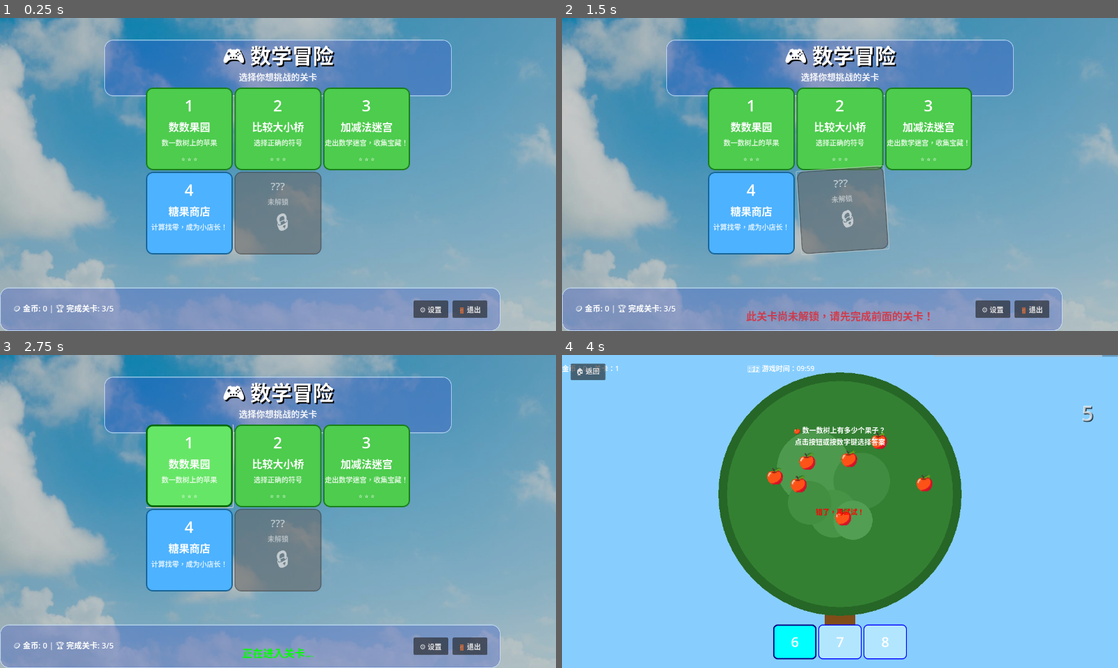
Above: before the commit, frames 1-4 (two rows, left to right).
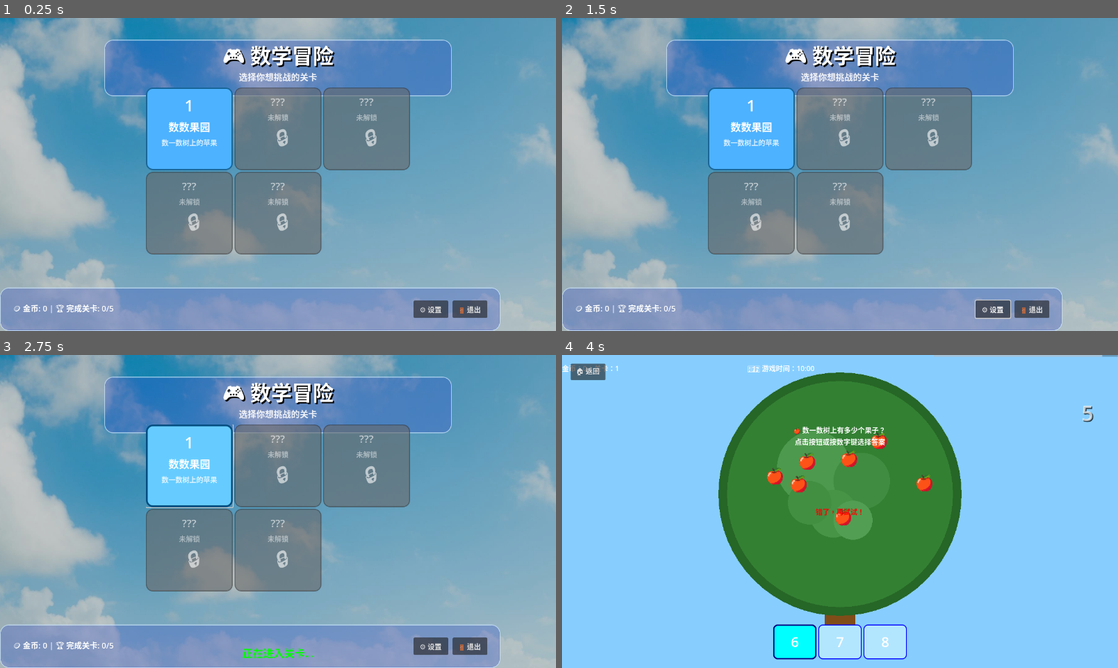
Above: after the commit, the same moments.

Repository: nimeia/MathAdventure
Game: Godot game, scene res://scenes/MainMenu.tscn
Same seed, same stepped clock (60 frames per second), same inputs: the game is played once before the commit and once after it.
Inputs (mouse positions are in pixels of both pictures, inside the frame that each line leads up to):
- Up to frame 1 (0.25 s): no input
- Up to frame 2 (1.5 s): click "⚙️ 设置" at 0.5 s; click (806, 187) at 1.25 s, where only the run after the commit has a clickable "取消"
- Up to frame 3 (2.75 s): click "🔒" at 2 s
- Up to frame 4 (4 s): click "🔒" at 2.75 s; click "6" at 3.5 s

The runs differ from the first frame. In frame 1, 16% of the frame differs, in the area x 18-74%, y 22-94%; in frame 2, 18%, in the area x 18-81%, y 22-97%; in frame 3, 16%; in frame 4, less than 0.1%.
Error after the commit: Parse Error: Used space character for indentation instead of tab as used before in the file. (res://scripts/TimerManager.gd:187)

Commit message:
Persist unlocked levels after completion

Diff:
--- a/scenes/MainMenu.tscn
+++ b/scenes/MainMenu.tscn
@@ -24,6 +24,12 @@
 grow_vertical = 2
 script = ExtResource("1_1a2b3")
 
+[node name="SettingsDialog" type="ConfirmationDialog" parent="."]
+title = "游戏设置"
+dialog_text = "确定要清空游戏的记录数据吗？此操作无法撤销。"
+ok_button_text = "清空记录"
+cancel_button_text = "取消"
+
 [node name="Background" type="TextureRect" parent="."]
 layout_mode = 1
 anchors_preset = 15
--- a/scripts/MainMenuManager.gd
+++ b/scripts/MainMenuManager.gd
@@ -3,6 +3,9 @@
 
 # ========== 主菜单管理器 ==========
 # 负责关卡选择、解锁状态管理、健康时长检查
+
+# ========== 调试配置 ==========
+const DEBUG_AUTO_UNLOCK = false
 
 # ========== 关卡信息定义 ==========
 var level_definitions = [
@@ -51,6 +54,7 @@
 @onready var settings_button = $UI/BottomPanel/SettingsButton
 @onready var exit_button = $UI/BottomPanel/ExitButton
 @onready var feedback_label = $UI/FeedbackLabel
+@onready var settings_dialog = $SettingsDialog
 
 # ========== 状态变量 ==========
 var level_buttons = []
@@ -61,6 +65,7 @@
 	print("MainMenu: 主菜单初始化")
 	setup_ui()
 	setup_health_timer()
+	setup_settings_dialog()
 	load_player_progress()
 	create_level_buttons()
 	update_unlock_status()
@@ -150,31 +155,37 @@
 
 			print("MainMenu: 加载进度 - 金币: %d, 已完成关卡: %d" % [total_coins, completed_level])
 
-	# 临时解锁关卡用于测试
-	if not player_progress.has(1):
-		player_progress[1] = {
-			"completed": true,
-			"stars": 3
-		}
-		print("MainMenu: 临时标记第一关为已完成，解锁第二关")
-
-	# 临时解锁第三关用于测试（开发期间）
-	if not player_progress.has(2):
-		player_progress[2] = {
-			"completed": true,
-			"stars": 3
-		}
-		print("MainMenu: 临时标记第二关为已完成，解锁第三关")
-
-	# 临时解锁第四关用于测试（开发期间）
-	if not player_progress.has(3):
-		player_progress[3] = {
-			"completed": true,
-			"stars": 3
-		}
-		print("MainMenu: 临时标记第三关为已完成，解锁第四关")
+	if DEBUG_AUTO_UNLOCK:
+		# 临时解锁关卡用于测试
+		if not player_progress.has(1):
+			player_progress[1] = {
+				"completed": true,
+				"stars": 3
+			}
+			print("MainMenu: 临时标记第一关为已完成，解锁第二关")
+
+		# 临时解锁第三关用于测试（开发期间）
+		if not player_progress.has(2):
+			player_progress[2] = {
+				"completed": true,
+				"stars": 3
+			}
+			print("MainMenu: 临时标记第二关为已完成，解锁第三关")
+
+		# 临时解锁第四关用于测试（开发期间）
+		if not player_progress.has(3):
+			player_progress[3] = {
+				"completed": true,
+				"stars": 3
+			}
+			print("MainMenu: 临时标记第三关为已完成，解锁第四关")
 
 	update_stats_display()
+
+func setup_settings_dialog():
+	"""设置对话框事件"""
+	if settings_dialog:
+		settings_dialog.confirmed.connect(_on_settings_dialog_confirmed)
 
 func save_player_progress():
 	"""保存玩家进度"""
@@ -286,7 +297,23 @@
 func _on_settings_pressed():
 	"""设置按钮点击"""
 	print("MainMenu: 设置按钮点击")
-	show_feedback("设置功能开发中...", Color.BLUE)
+	if settings_dialog:
+		settings_dialog.popup_centered()
+
+func _on_settings_dialog_confirmed():
+	"""确认清空游戏记录"""
+	print("MainMenu: 确认清空游戏记录")
+	reset_progress_data()
+	if TimerManager:
+		TimerManager.clear_all_saved_data()
+	show_feedback("已清空游戏记录，从零开始冒险吧！", Color.GREEN)
+
+func reset_progress_data():
+	"""重置本地的关卡进度数据"""
+	player_progress.clear()
+	total_coins = 0
+	update_unlock_status()
+	update_stats_display()
 
 func _on_exit_pressed():
 	"""退出按钮点击"""
@@ -326,14 +353,11 @@
 
 func debug_reset_progress():
 	"""调试：重置游戏进度"""
-	player_progress.clear()
-	total_coins = 0
-	update_unlock_status()
-	update_stats_display()
+	reset_progress_data()
 
 	# 清除保存文件
 	if TimerManager:
-		TimerManager.update_game_progress(1, 0, 0)
+		TimerManager.clear_all_saved_data()
 
 	print("调试：已重置游戏进度")
 
--- a/scripts/TimerManager.gd
+++ b/scripts/TimerManager.gd
@@ -185,7 +185,7 @@
 	print("游戏进度已保存: 关卡 %d, 金币 %d" % [saved_level, saved_coins])
 
 func load_game_progress() -> Dictionary:
-	"""加载游戏进度"""
+        """加载游戏进度并同步内部状态"""
 	if not FileAccess.file_exists(SAVE_FILE_PATH):
 		print("没有找到游戏进度文件")
 		return {}
@@ -204,16 +204,45 @@
 		print("游戏进度文件格式错误")
 		return {}
 
-	var save_data = json.data
-	print("游戏进度已加载: 关卡 %d, 金币 %d" % [save_data.get("level", 1), save_data.get("coins", 0)])
-	return save_data
+        var save_data = json.data
+
+        # 同步内部缓存，避免旧状态覆盖最新进度
+        saved_level = int(save_data.get("level", saved_level))
+        saved_coins = int(save_data.get("coins", saved_coins))
+        saved_correct_answers = int(save_data.get("correct_answers", saved_correct_answers))
+
+        print("游戏进度已加载: 关卡 %d, 金币 %d" % [saved_level, saved_coins])
+        return save_data
 
 func update_game_progress(level: int, coins: int, correct_answers: int = 0):
-	"""更新游戏进度数据"""
-	saved_level = level
-	saved_coins = coins
-	saved_correct_answers = correct_answers
-	print("更新游戏进度: 关卡 %d, 金币 %d" % [level, coins])
+        """更新游戏进度数据"""
+        # 防止较低进度覆盖更高进度
+        saved_level = max(saved_level, level)
+        saved_coins = max(saved_coins, coins)
+        saved_correct_answers = max(saved_correct_answers, correct_answers)
+
+        print("更新游戏进度: 关卡 %d, 金币 %d" % [saved_level, saved_coins])
+        save_game_progress()
+
+func clear_all_saved_data():
+	"""清空所有保存的游戏与计时数据"""
+	saved_level = 1
+	saved_coins = 0
+	saved_correct_answers = 0
+	game_time_remaining = GAME_TIME_LIMIT
+	rest_time_remaining = 0.0
+	current_state = GameState.PLAYING
+	is_timer_active = false
+
+	var save_paths = [SAVE_FILE_PATH, "user://timer_state.save"]
+	for path in save_paths:
+		if FileAccess.file_exists(path):
+			var error = DirAccess.remove_absolute(path)
+			if error != OK:
+				print("无法删除保存文件: %s" % path)
+
+	emit_signal("state_changed", current_state)
+	print("所有游戏记录已清除")
 
 # ========== 计时器状态持久化 ==========
 func save_timer_state():
